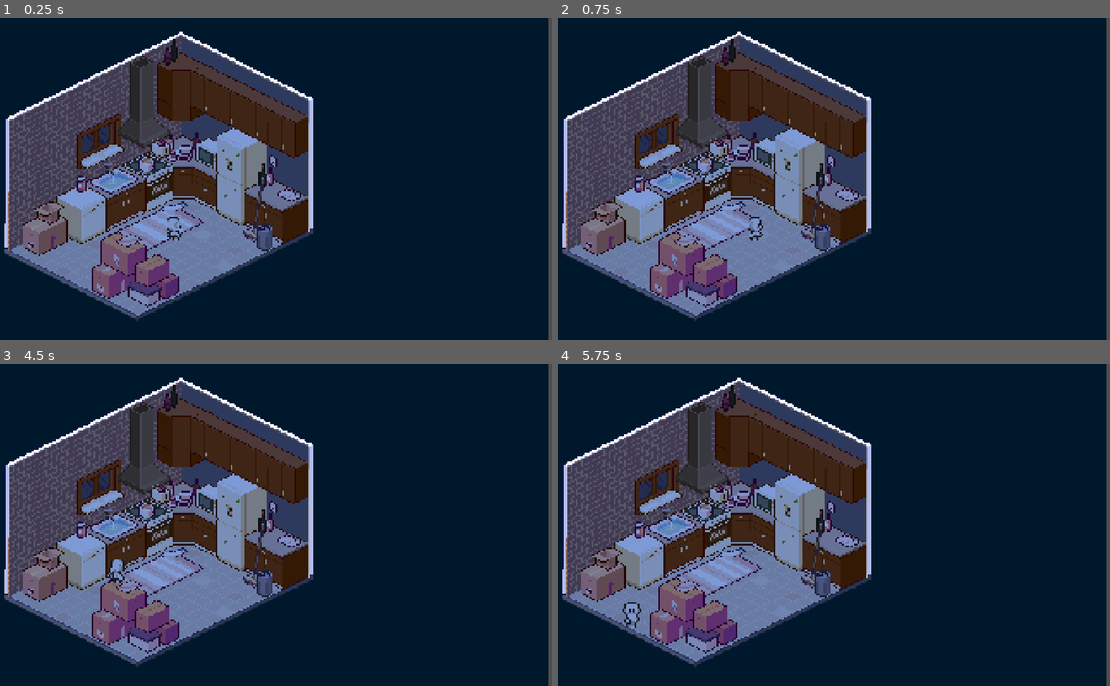
Above: before the commit, frames 1-4 (two rows, left to right).
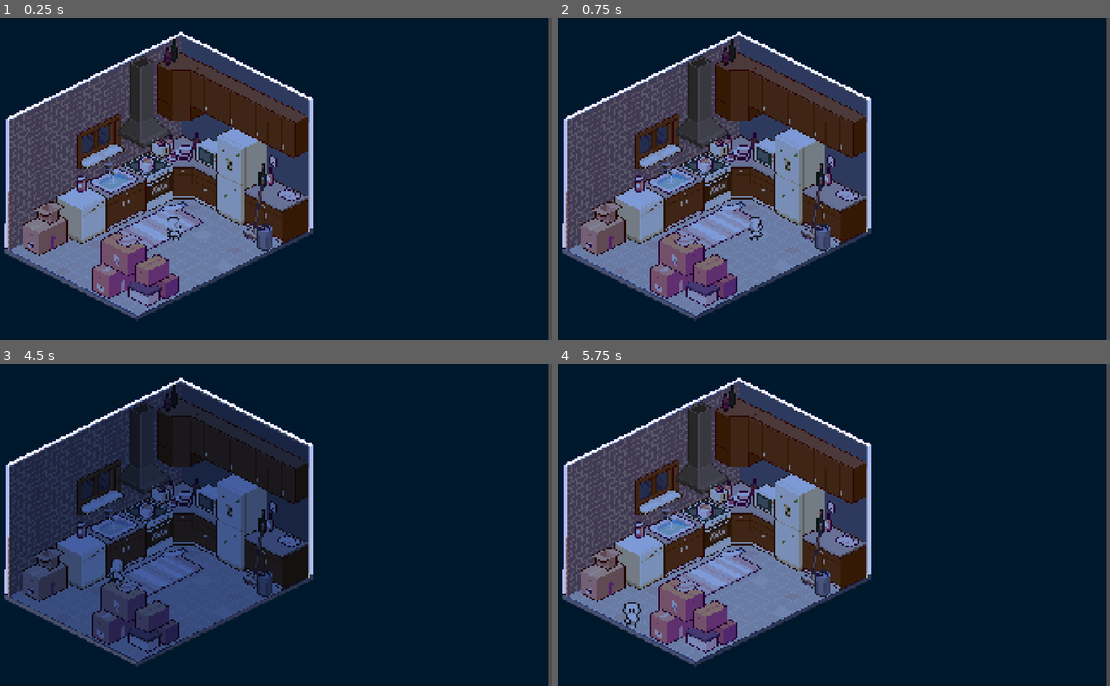
Above: after the commit, the same moments.

Repository: ayanrasulova/by-the-book
Game: Godot game, scene res://scenes/level-one.tscn
Same seed, same stepped clock (60 frames per second), same inputs: the game is played once before the commit and once after it. This scene is started directly instead of the project's main scene.
Inputs:
- Up to frame 1 (0.25 s): no input
- Up to frame 2 (0.75 s): tap Enter at 0.5 s; hold D (move_right) from 0.53 s (still down)
- Up to frame 3 (4.5 s): release D (move_right) at 1.28 s; hold S (move_down) 1.28-2.03 s; hold D (move_right) 2.03-2.78 s; hold W (move_up) 2.78-3.53 s; hold A (move_left) from 3.53 s (still down)
- Up to frame 4 (5.75 s): release A (move_left) at 5.03 s; hold S (move_down) from 5.03 s (still down)

The runs differ from the first frame. In frame 1, 0.3% of the frame differs, in the area x 1-57%, y 5-65%; in frame 2, 0.3%; in frame 3, 32%, in the area x 1-57%, y 5-93%; in frame 4, 0.3%.

Commit message:
update flicker

Diff:
--- a/scenes/first-room.tscn
+++ b/scenes/first-room.tscn
@@ -1,18 +1,6 @@
 [gd_scene format=3 uid="uid://3keslax83mdt"]
 
 [ext_resource type="Texture2D" uid="uid://b408an4wiy4co" path="res://assets/backgrounds/kitchen-1-pixel.png" id="1_kbinn"]
-[ext_resource type="Script" uid="uid://dhj6uiq43lo6g" path="res://static_body_2d.gd" id="2_3kthi"]
-[ext_resource type="Texture2D" uid="uid://b1o3tx4klc3ef" path="res://assets/textures/houselighttexture.png" id="2_3pqac"]
-[ext_resource type="Shader" uid="uid://4buvhkrvm8g4" path="res://shaders/first-room.gdshader" id="3_kjgur"]
-[ext_resource type="Shader" uid="uid://cx0ajatf5td8l" path="res://shaders/sad-lights.gdshader" id="4_b1od1"]
-
-[sub_resource type="ShaderMaterial" id="ShaderMaterial_ooxff"]
-shader = ExtResource("4_b1od1")
-shader_parameter/saturation = 0.5
-
-[sub_resource type="ShaderMaterial" id="ShaderMaterial_3kthi"]
-shader = ExtResource("3_kjgur")
-shader_parameter/multiply_opacity = 0.4410000209475
 
 [node name="FirstRoom" type="Node2D" unique_id=670465254]
 
@@ -43,50 +31,4 @@
 rotation = 0.0044723353
 texture = ExtResource("1_kbinn")
 
-[node name="StaticBody2D" type="StaticBody2D" parent="RoomNode" unique_id=1442768226]
-script = ExtResource("2_3kthi")
-
-[node name="LightsOff" type="PointLight2D" parent="RoomNode/StaticBody2D" unique_id=910272910]
-position = Vector2(48, 53.000004)
-scale = Vector2(1.8807665, 1.8924053)
-color = Color(1.129879, 0.85852426, 0.27296928, 1)
-energy = 0.45
-blend_mode = 1
-texture = ExtResource("2_3pqac")
-offset = Vector2(319.90344, 256.12628)
-
-[node name="LightsOffDarker" type="PointLight2D" parent="RoomNode/StaticBody2D" unique_id=434342684]
-visible = false
-position = Vector2(48, 53.000004)
-scale = Vector2(1.8807665, 1.8924053)
-color = Color(1.353256, 1.0320046, 0.33877775, 1)
-energy = 0.45
-blend_mode = 1
-texture = ExtResource("2_3pqac")
-offset = Vector2(319.90344, 256.12628)
-
-[node name="SadLights" type="Sprite2D" parent="RoomNode/StaticBody2D" unique_id=1507481781]
-visible = false
-modulate = Color(0.89, 0.62522495, 0.13349998, 0.22745098)
-self_modulate = Color(0.9599507, 0.71623427, 0.046014052, 0.09019608)
-material = SubResource("ShaderMaterial_ooxff")
-position = Vector2(49, 51.999996)
-scale = Vector2(1.8773161, 1.8582307)
-texture = ExtResource("2_3pqac")
-offset = Vector2(320, 258)
-
-[node name="WarmLights" type="Sprite2D" parent="RoomNode/StaticBody2D" unique_id=508865524]
-visible = false
-modulate = Color(0.89, 0.62522495, 0.13349998, 0.22745098)
-self_modulate = Color(0.9599507, 0.71623427, 0.046014052, 0.09019608)
-material = SubResource("ShaderMaterial_3kthi")
-position = Vector2(49, 51.999996)
-scale = Vector2(1.8773161, 1.8582307)
-texture = ExtResource("2_3pqac")
-offset = Vector2(320, 258)
-
-[node name="walking distance" type="CollisionPolygon2D" parent="RoomNode/StaticBody2D" unique_id=248756910]
-build_mode = 1
-polygon = PackedVector2Array(147, 732, 296, 660, 338, 672, 652, 528, 714, 529, 915, 628, 916, 689, 981, 715, 978, 823, 691, 963, 506, 865, 346, 950, 149, 845)
-
 [node name="UI" type="Node2D" parent="." unique_id=295159576]
--- a/scenes/level-one.tscn
+++ b/scenes/level-one.tscn
@@ -2,6 +2,18 @@
 
 [ext_resource type="PackedScene" uid="uid://3keslax83mdt" path="res://scenes/first-room.tscn" id="1_ooxff"]
 [ext_resource type="PackedScene" uid="uid://fok5o36d2qtq" path="res://scenes/player.tscn" id="2_7yhom"]
+[ext_resource type="Script" uid="uid://dhj6uiq43lo6g" path="res://static_body_2d.gd" id="2_ff0gm"]
+[ext_resource type="Texture2D" uid="uid://b1o3tx4klc3ef" path="res://assets/textures/houselighttexture.png" id="3_wi6g3"]
+[ext_resource type="Shader" uid="uid://cx0ajatf5td8l" path="res://shaders/sad-lights.gdshader" id="4_ekdwa"]
+[ext_resource type="Shader" uid="uid://4buvhkrvm8g4" path="res://shaders/first-room.gdshader" id="5_otko2"]
+
+[sub_resource type="ShaderMaterial" id="ShaderMaterial_hqntj"]
+shader = ExtResource("4_ekdwa")
+shader_parameter/saturation = 0.5
+
+[sub_resource type="ShaderMaterial" id="ShaderMaterial_5on6w"]
+shader = ExtResource("5_otko2")
+shader_parameter/multiply_opacity = 0.4410000209475
 
 [node name="LevelOne" type="Node2D" unique_id=501430909]
 
@@ -9,3 +21,49 @@
 
 [node name="Player" parent="." unique_id=2129005514 instance=ExtResource("2_7yhom")]
 position = Vector2(655, 686)
+
+[node name="StaticBody2D" type="StaticBody2D" parent="." unique_id=1382824982]
+script = ExtResource("2_ff0gm")
+
+[node name="LightsOff" type="PointLight2D" parent="StaticBody2D" unique_id=1018010813]
+position = Vector2(48, 48)
+scale = Vector2(1.8837416, 1.9000003)
+color = Color(1.129879, 0.85852426, 0.27296928, 1)
+energy = 0.45
+blend_mode = 1
+texture = ExtResource("3_wi6g3")
+offset = Vector2(319.9607, 256.89233)
+
+[node name="LightsOffDarker" type="PointLight2D" parent="StaticBody2D" unique_id=1302830495]
+visible = false
+position = Vector2(48, 53.000004)
+scale = Vector2(1.8807665, 1.8924053)
+color = Color(1.353256, 1.0320046, 0.33877775, 1)
+energy = 0.45
+blend_mode = 1
+texture = ExtResource("3_wi6g3")
+offset = Vector2(319.90344, 256.12628)
+
+[node name="SadLights" type="Sprite2D" parent="StaticBody2D" unique_id=691506511]
+visible = false
+modulate = Color(0.89, 0.62522495, 0.13349998, 0.22745098)
+self_modulate = Color(0.9599507, 0.71623427, 0.046014052, 0.09019608)
+material = SubResource("ShaderMaterial_hqntj")
+position = Vector2(46, 50.999996)
+scale = Vector2(1.8826164, 1.8925035)
+texture = ExtResource("3_wi6g3")
+offset = Vector2(320, 258)
+
+[node name="WarmLights" type="Sprite2D" parent="StaticBody2D" unique_id=679769873]
+visible = false
+modulate = Color(0.89, 0.62522495, 0.13349998, 0.22745098)
+self_modulate = Color(0.9599507, 0.71623427, 0.046014052, 0.09019608)
+material = SubResource("ShaderMaterial_5on6w")
+position = Vector2(49, 51.999996)
+scale = Vector2(1.8773161, 1.8582307)
+texture = ExtResource("3_wi6g3")
+offset = Vector2(320, 258)
+
+[node name="walking distance" type="CollisionPolygon2D" parent="StaticBody2D" unique_id=1968361926]
+build_mode = 1
+polygon = PackedVector2Array(147, 732, 296, 660, 338, 672, 652, 528, 714, 529, 915, 628, 916, 689, 981, 715, 978, 823, 691, 963, 506, 865, 346, 950, 149, 845)
--- a/static_body_2d.gd
+++ b/static_body_2d.gd
@@ -2,7 +2,7 @@
 
 var flicker: float = 0.0
 var when_to_flicker: float = 0.0
-var flickering_period: float = 5
+var flickering_period: float = 3.0
 
 var interval: float = 0.0
 
@@ -18,21 +18,31 @@
 	flicker += delta
 	when_to_flicker += delta
 
-	if when_to_flicker >=6: # every 6 seconds
-		flickering_period -= 1
-		while flickering_period > 0:
+	if when_to_flicker >=4: # every 4 seconds
+		if flickering_period > 0:
+			flickering_period -= delta
 			if flicker >= interval:
 				flicker = 0.0
-				light()
+				#lights()
+				lights_but_less_intense()
 				flicker_interval()
-		flickering_period = 10
-		when_to_flicker = 0.0
+		else:
+			$LightsOff.visible = true # lights back off
+			$SadLights.visible = false
+			flickering_period = 1.0
+			when_to_flicker = 0.0
 
 
-func light() -> void:
+func lights() -> void: # alternate lights
 	if $LightsOff.visible==false:
 		$LightsOff.visible=true
 		$SadLights.visible=false
 	else:
 		$LightsOff.visible=false
 		$SadLights.visible=true
+
+func lights_but_less_intense() -> void:
+	if $SadLights.visible==false:
+		$SadLights.visible=true
+	else:
+		$SadLights.visible=false
